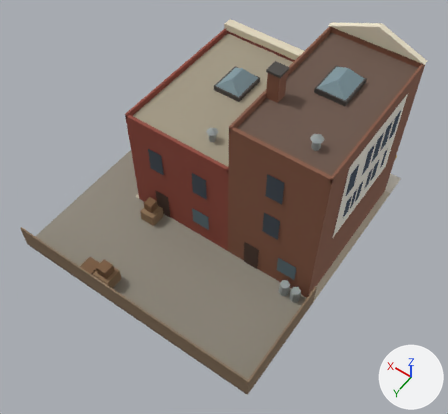
One commit to the glTF model public/models/highstreet_d.glb: the scene before it, then after it.
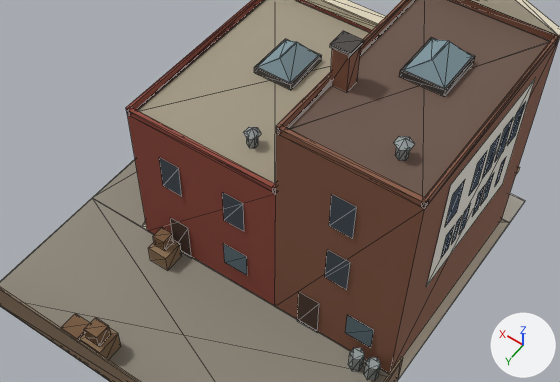
Old and new are each drawn whole from a camera (50 mm lens) standing at (-15.7, 21.7, 34.7) and looking at (-1.9, 2.4, 4.3) and again close up on the part from 8% to 95% of the width and 10% to 73% of the height. Lighting does not change. The marker at lower right points along +X, +Y and +Z. The older version's two pictures come first. The close-ups show mesh edges as thin lines. Vertices at exactly the same position are counted once.

In view in the first close-up: 'highstreet_d'.
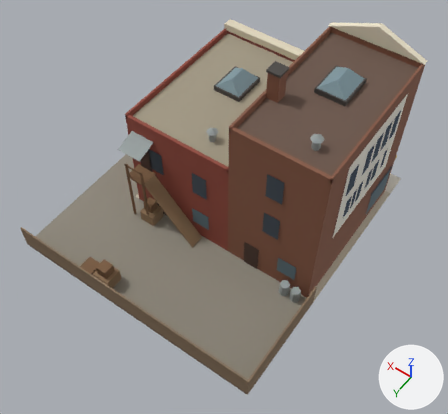
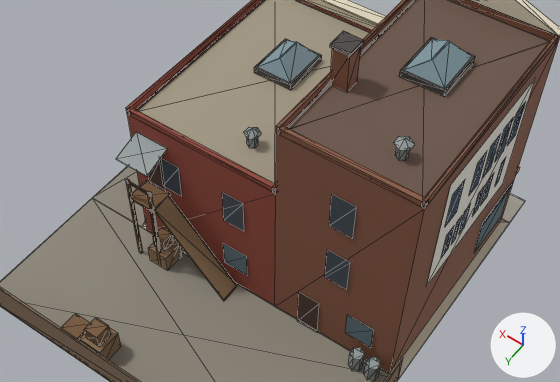
Where the change shows, as pixel boxes (x1, y1, x2, y2) in the close-ups (560 x 382 px):
part 1 of me_highstreet_d, added (brown)
    after: (128, 180, 171, 212)
part 2 of me_highstreet_d, added
    after: (126, 179, 143, 253)
part 3 of me_highstreet_d, added
    after: (147, 191, 161, 253)
part 4 of me_highstreet_d, added
    after: (125, 180, 151, 196)
part 5 of me_highstreet_d, added
    after: (148, 159, 166, 192)
part 6 of me_highstreet_d, added
    after: (116, 132, 237, 301)
part 7 of me_highstreet_d, added
    after: (474, 182, 513, 253)

Patch to the scene script:
```diff
--- a/public/models/highstreet_d.glb.py
+++ b/public/models/highstreet_d.glb.py
@@ me_highstreet_d @@
 # verts and faces of me_highstreet_d; kept vertices keep their numbers, new ones are numbered from 645
-me_highstreet_d.from_pydata(...)  # 645 vertices, 722 faces; spans x -9.0..9.0, y -10.0..10.0, z 0.0..13.3
+me_highstreet_d.from_pydata(...)  # 713 vertices, 796 faces; spans x -9.0..9.0, y -10.0..10.0, z 0.0..13.3
+# me_highstreet_d part 1: a new loose piece, a box spanning x 3.4..4.82, y 2.61..3.86, z 4.0..4.13, in mat_td_wood (brown #7a5a3c)
+# me_highstreet_d part 2: a new loose piece, a box spanning x 4.66..4.79, y 3.73..3.86, z 0.0..5.22, in mat_td_wood (brown #7a5a3c)
+# me_highstreet_d part 3: a new loose piece, a box spanning x 3.42..3.55, y 3.73..3.86, z 0.0..5.22, in mat_td_wood (brown #7a5a3c)
+# me_highstreet_d part 4: a new loose piece, a box spanning x 3.402..4.815, y 3.793..3.859, z 5.109..5.217, in mat_td_wood (brown #7a5a3c)
+# me_highstreet_d part 5: the loose piece of 4 vertices spanning x 2.5..3.6, y 2.7, z 0.0..2.3 is copied, and the copy is moved by (1.1, 0.0, 4.1); it spans x 3.6..4.6, y 2.7, z 4.1..6.4
+# me_highstreet_d part 6
+verts[645] = (3.2, 2.6, 7.1)  # pixel (167, 148)
+verts[646] = (3.2, 4.0, 6.6)  # pixel (146, 176)
+verts[647] = (3.2, 2.6, 7.1)  # pixel (167, 148)
+verts[648] = (3.2, 4.0, 6.6)  # pixel (146, 176)
+for new, old in zip([*range(649, 653)], [*range(645, 649)]): verts[new] = verts[old] + (1.8, 0.0, 0.0)
+verts[669] = (-0.3, 2.7, 0.0)  # pixel (236, 286)
+verts[670] = (-0.3, 2.7, 0.2)  # pixel (236, 284)
+verts[671] = (3.4, 2.7, 4.0)
+verts[672] = (3.4, 2.7, 4.1)  # pixel (168, 194)
+for new, old in zip([*range(673, 677)], [*range(669, 673)]): verts[new] = verts[old] + (0.0, 1.1, 0.0)
+faces += [(669, 674, 673), (669, 670, 674), (672, 675, 676), (671, 675, 672), (671, 673, 675), (669, 673, 671)]  # mat_td_wood2 (brown #8f7354)
+faces += [(669, 671, 672), (669, 672, 670), (670, 672, 676), (670, 676, 674), (674, 676, 675), (673, 674, 675)]  # mat_td_wood2 (brown #8f7354)
+faces += [(645, 649, 650), (645, 650, 646)]  # mat_td_tar3 (dark grey #4a4643)
+faces += [(647, 648, 651), (648, 652, 651)]  # mat_td_tin (grey #9aa3a3)
+# me_highstreet_d part 7
+verts[653] = (5.4, -7.8, 3.0)
+verts[654] = (5.4, -7.8, 3.3)
+verts[655] = (-8.6, -7.8, 3.0)  # pixel (512, 185)
+verts[656] = (-8.6, -7.8, 3.3)  # pixel (513, 181)
+for new, old in zip([*range(657, 661)], [*range(653, 657)]): verts[new] = verts[old] + (0.0, 3.0, 0.0)
+verts[661] = (-8.6, -7.7, 0.8)  # pixel (501, 216)
+verts[662] = (-8.6, -7.7, 3.0)  # pixel (510, 186)
+verts[663] = (5.4, -7.7, 0.8)
+verts[664] = (5.4, -7.7, 3.0)
+for new, old in zip([*range(665, 669)], [*range(661, 665)]): verts[new] = verts[old] + (0.0, 2.8, 0.0)
+faces += [(653, 657, 658), (653, 658, 654)]  # mat_td_cream (pale yellow #ece3cb)
+faces += [(655, 656, 659), (656, 660, 659)]  # mat_td_navy (dark blue #2e4257)
+faces += [(661, 662, 665), (662, 666, 665), (663, 667, 668), (663, 668, 664)]  # mat_win_shop (greyish blue #5d727c)
+# other edits to the shape of me_highstreet_d do not show in these pictures
 me_highstreet_d.materials.append(mat_td_paving)
```
